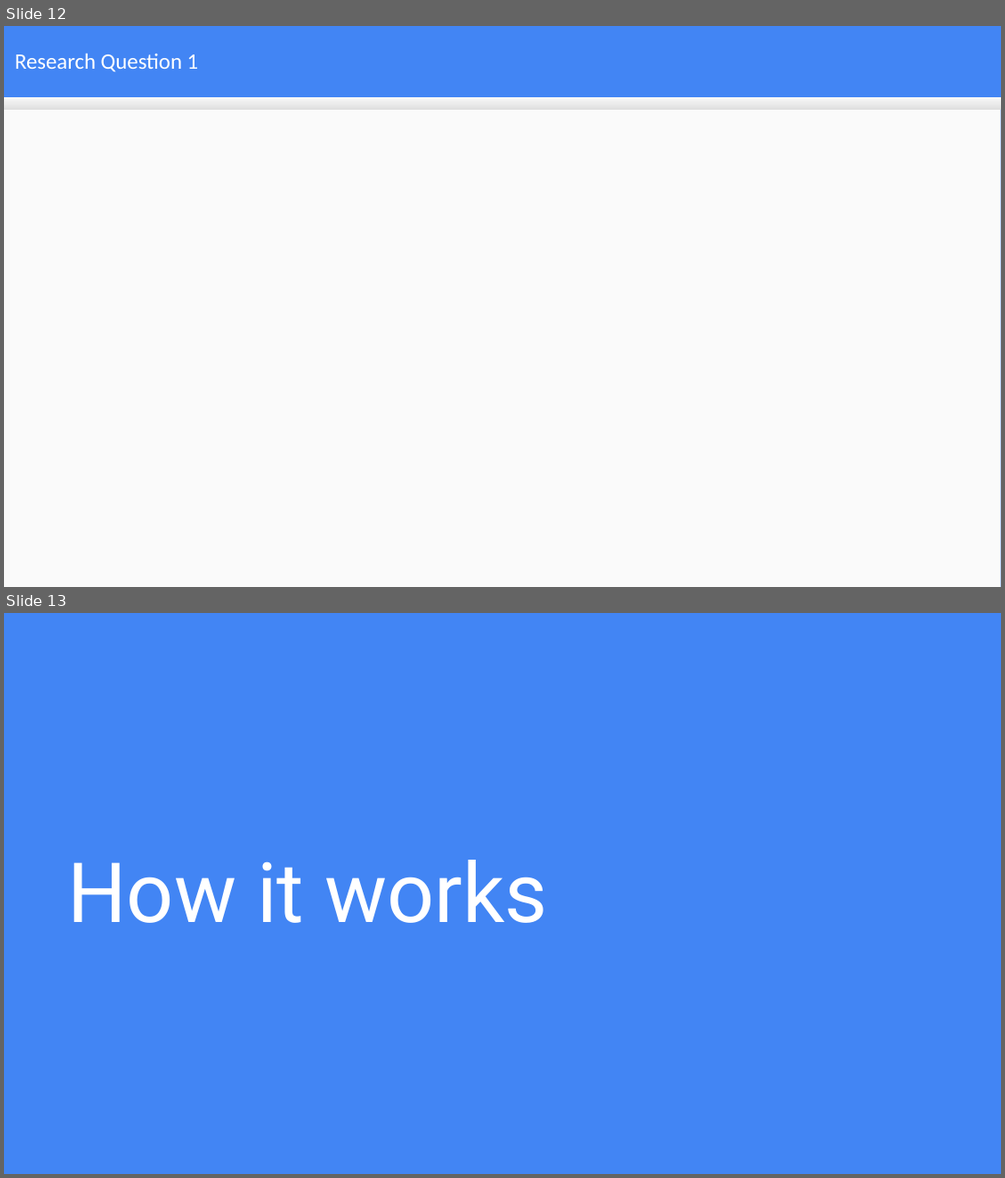
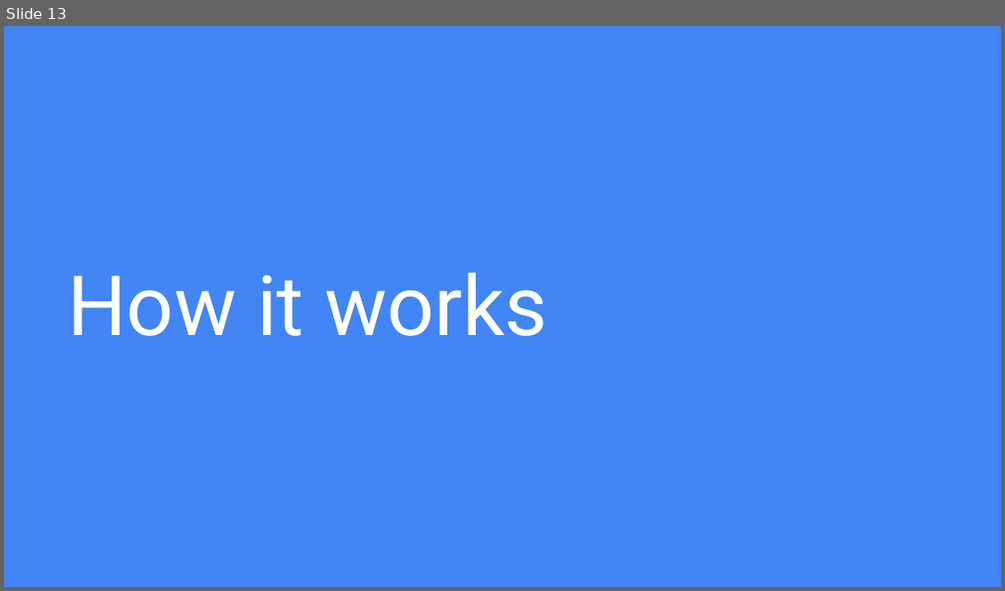
Before and after one commit to mduwalsh/project, a slide deck: thesis_slides_mahendra.odp. Shown one above the other, each under a label of ours: slides 12 and 13 before the commit, slide 13 after it. The pictures are 1005x1178 and 1005x591 pixels, drawn with LibreOffice and Linux fonts; fonts in the diff are those of the drawing. Boxes give left, top, right and bottom in pixels: in the first picture for what was removed or moved away, otherwise in the second. Text is boxed around its words. In the diff, an @@ line names an element or a change of style, - is before the commit and + after.

```diff
--- a/thesis_slides_mahendra.odp
+++ b/thesis_slides_mahendra.odp
@@ slide 12 removed at bbox=[4, 26, 1001, 587], background #4285F4 @@
@@ title removed at bbox=[15, 53, 199, 72] @@
-Research Question 1
@@ rectangle removed at bbox=[4, 98, 1001, 587] @@
@@ rectangle removed at bbox=[4, 98, 1001, 110] @@
```
Also in this commit, not shown: 2 slides changed, 1 slide added, 2 other files.
